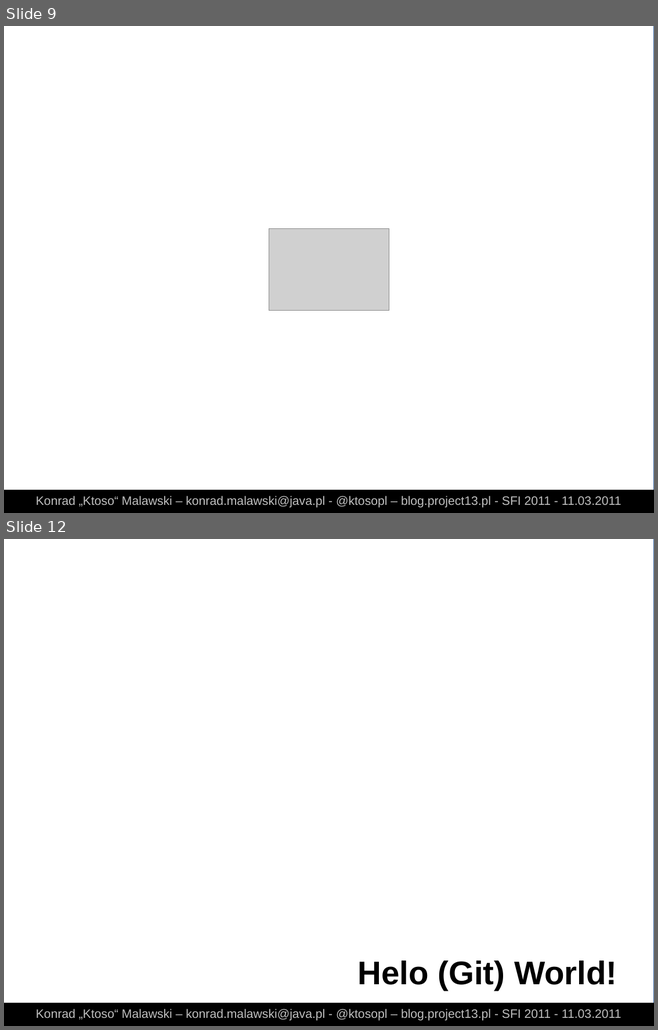
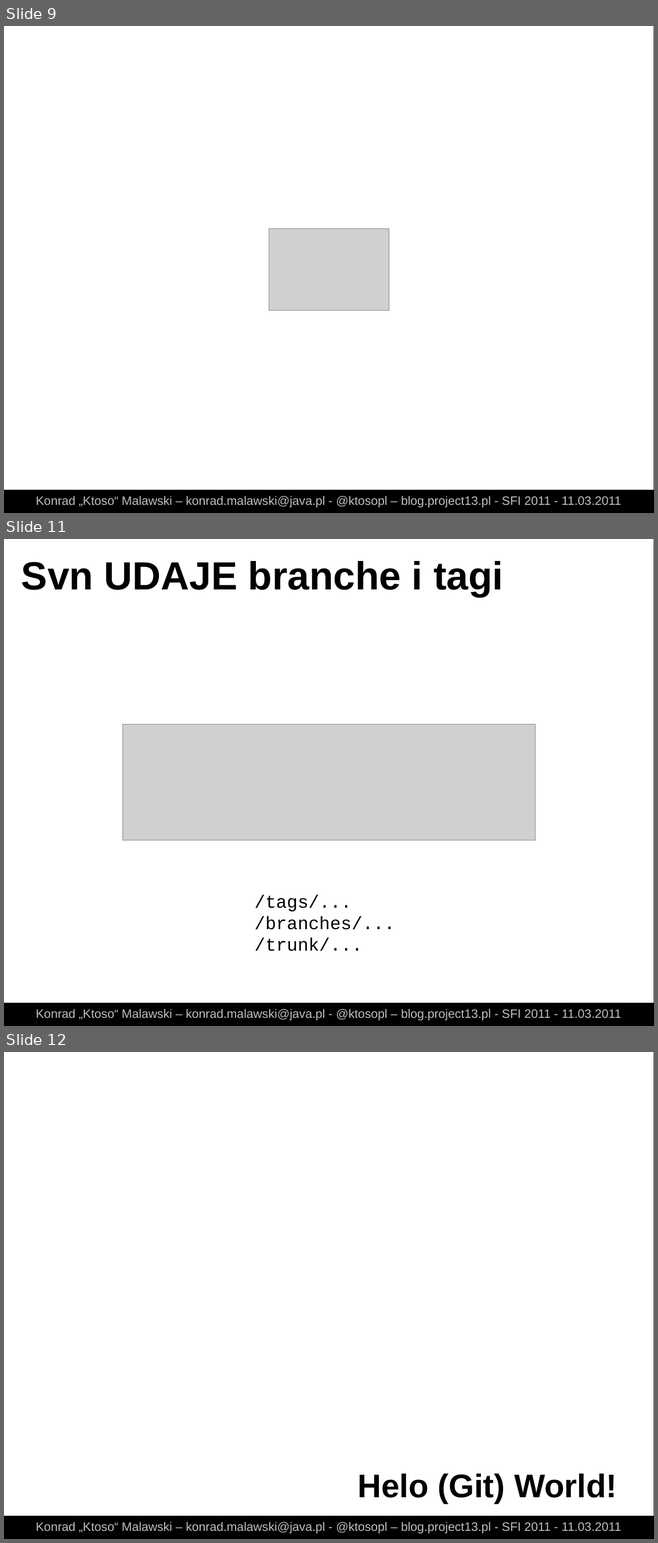
Before and after one commit to ktoso/git-presentation, a slide deck: slides.odp. Shown one above the other, each under a label of ours: slides 9 and 12 before the commit, slides 9, 11 and 12 after it; the slides between them are not shown. The pictures are 658x1030 and 658x1543 pixels, drawn with LibreOffice and Linux fonts; fonts in the diff are those of the drawing; grey boxes stand for pictures; background and template pictures are left out; a plain dark background stands for a picture behind light text. Boxes give left, top, right and bottom in pixels: in the first picture for what was removed or moved away, otherwise in the second. Text is boxed around its words. In the diff, an @@ line names an element or a change of style, - is before the commit and + after.

```diff
--- a/slides.odp
+++ b/slides.odp
@@ slide 11 added at bbox=[4, 539, 654, 1026], background #FFFFFF; not listed: 1 template element that a slide beside it also shows @@
@@ text added at bbox=[21, 561, 503, 597], 48 pt, text #000000, bold @@
+Svn UDAJE branche i tagi
@@ picture added at bbox=[122, 725, 535, 841] @@
@@ text added at bbox=[255, 895, 395, 951], 22 pt, text #000000 @@
+/tags/...
+/branches/...
+/trunk/...
@@ rectangle added at bbox=[4, 1003, 654, 1026], fill #000000 @@
@@ text added at bbox=[36, 1009, 621, 1021], 15 pt, text #C0C0C0 @@
+Konrad „Ktoso“ Malawski – konrad.malawski@java.pl - @ktosopl – blog.project13.pl - SFI 2011 - 11.03.2011
```
Also in this commit, not shown: 7 slides changed, 16 other slides added, 20 other files.
